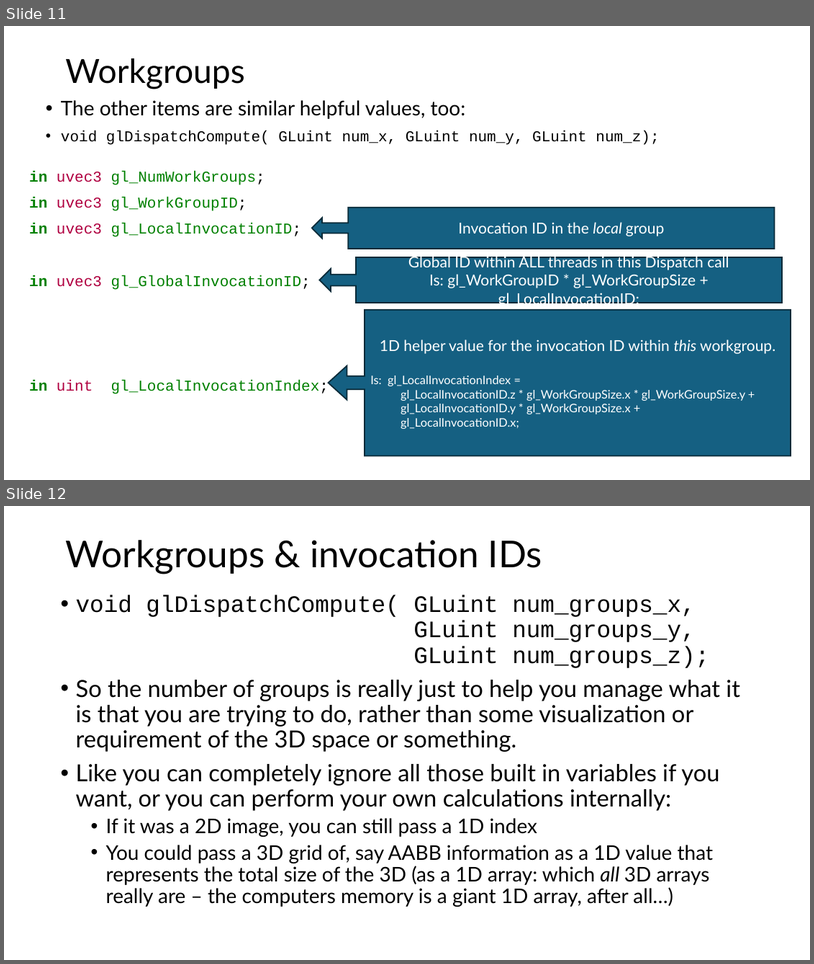
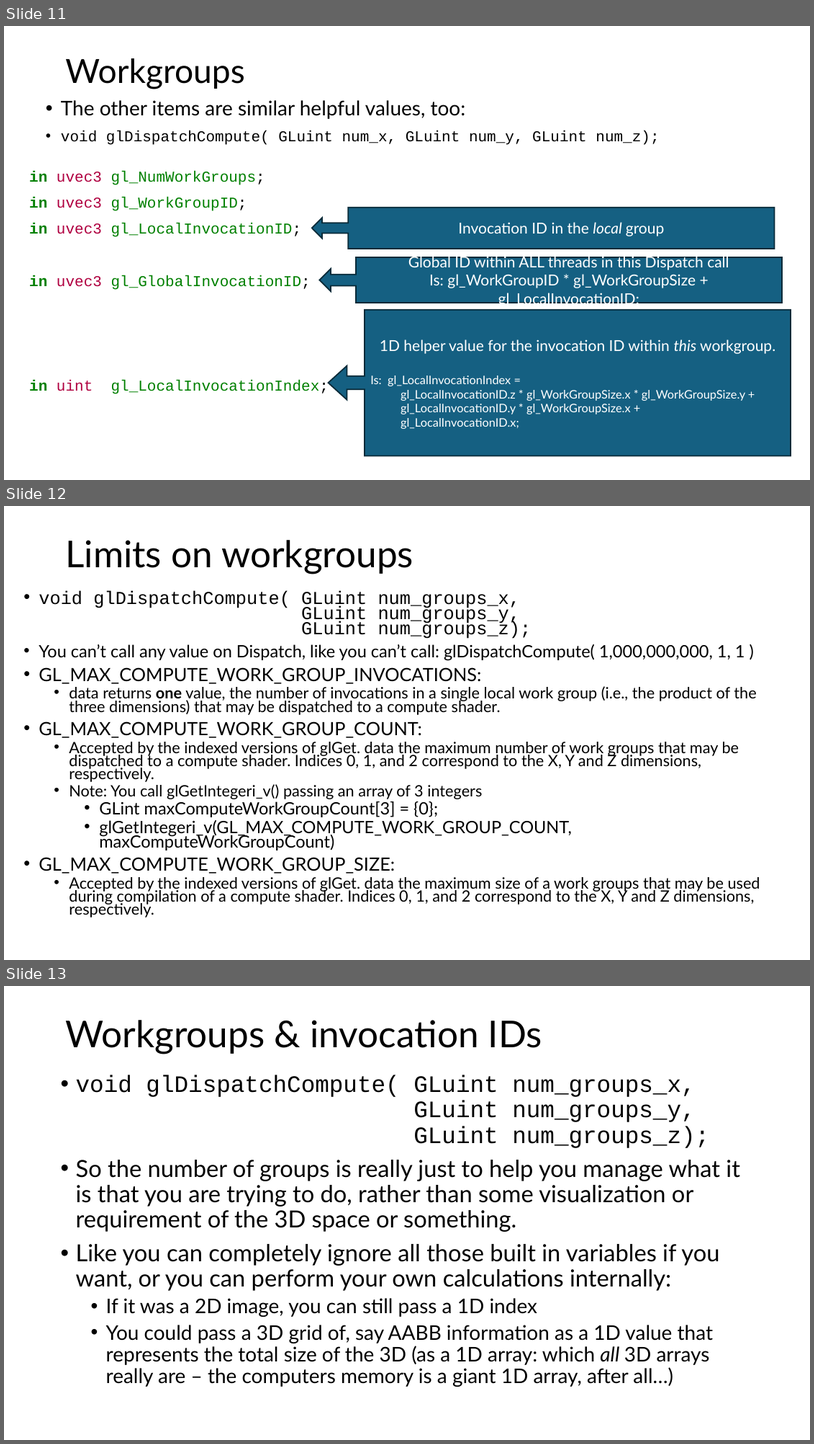
Before and after one commit to FeeneyCodes/GDP202324, a slide deck: 6023_Gems/D2D/W10_Compute (GPGPU)/GPGPU (OpenGL Compute) part 1.pptx. Shown one above the other, each under a label of ours: slides 11 and 12 before the commit, slides 11, 12 and 13 after it. The pictures are 814x964 and 814x1444 pixels, drawn with LibreOffice and Linux fonts; fonts in the diff are those of the drawing. Boxes give left, top, right and bottom in pixels: in the first picture for what was removed or moved away, otherwise in the second. Text is boxed around its words. In the diff, an @@ line names an element or a change of style, - is before the commit and + after.

```diff
--- a/6023_Gems/D2D/W10_Compute (GPGPU)/GPGPU (OpenGL Compute) part 1.pptx
+++ b/6023_Gems/D2D/W10_Compute (GPGPU)/GPGPU (OpenGL Compute) part 1.pptx
@@ slide 12 added at (4, 506, 810, 960), background #FFFFFF @@
@@ title added at (65, 540, 414, 574), 44 pt, text #000000 @@
+Limits on workgroups
@@ text added at (39, 590, 761, 917), 18.6 pt, text #000000 @@
+• void glDispatchCompute( GLuint num_groups_x,
+  GLuint num_groups_y,
+  GLuint num_groups_z);
+• You can’t call any value on Dispatch, like you can’t call: glDispatchCompute( 1,000,000,000, 1, 1 )
+• GL_MAX_COMPUTE_WORK_GROUP_INVOCATIONS:
+  • data returns one value, the number of invocations in a single local work group (i.e., the product of the three dimensions) that may be dispatched to a compute shader.
+• GL_MAX_COMPUTE_WORK_GROUP_COUNT:
+  • Accepted by the indexed versions of glGet. data the maximum number of work groups that may be dispatched to a compute shader. Indices 0, 1, and 2 correspond to the X, Y and Z dimensions, respectively.
+  • Note: You call glGetIntegeri_v() passing an array of 3 integers
+    • GLint maxComputeWorkGroupCount[3] = {0};
+    • glGetIntegeri_v(GL_MAX_COMPUTE_WORK_GROUP_COUNT, maxComputeWorkGroupCount)
+• GL_MAX_COMPUTE_WORK_GROUP_SIZE:
+  • Accepted by the indexed versions of glGet. data the maximum size of a work groups that may be used during compilation of a compute shader. Indices 0, 1, and 2 correspond to the X, Y and Z dimensions, respectively.
@@ what was slide 12 is now slide 13 @@
```
Also in this commit, not shown: 4 slides changed, 6 other slides added, 14 other files.
